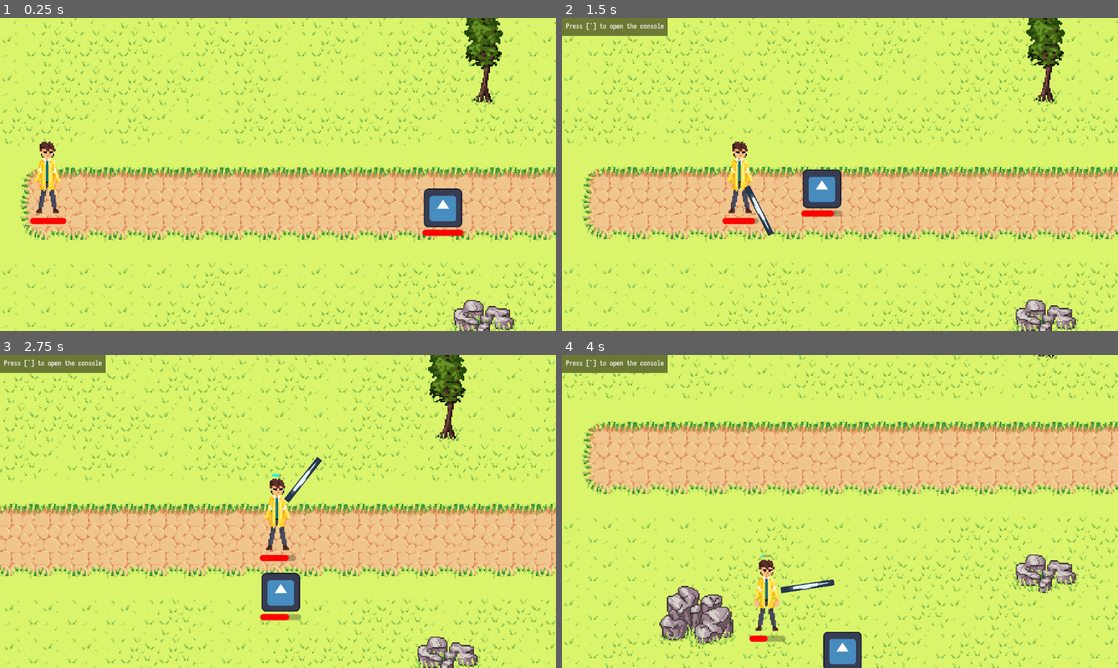
Above: before the commit, frames 1-4 (two rows, left to right).
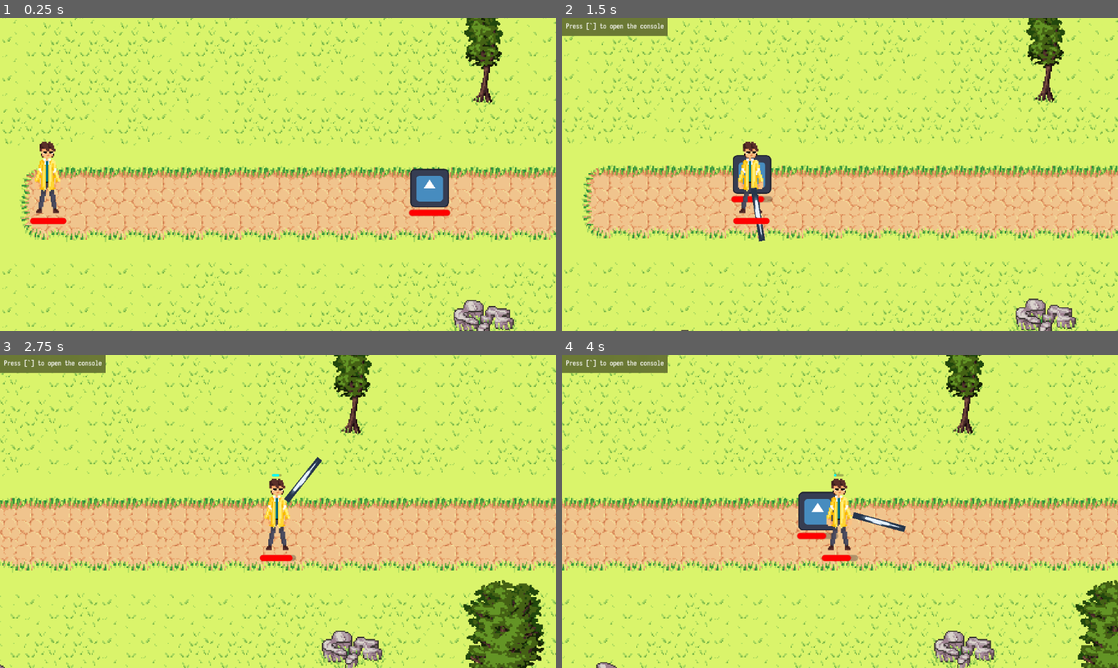
Above: after the commit, the same moments.

Repository: Kiwi-the-Cat/Untitled-Roguelike
Game: Godot game, scene res://levels/LevelThree.tscn
Two runs of this game, one before a commit and one after it. Both use one fixed random seed, a clock stepped at 60 frames per second and the inputs below. This scene is started directly instead of the project's main scene. The engine's default icon, where the game draws it, is replaced by a stand-in: a white triangle on a blue panel in a dark square.
Inputs (mouse positions are in pixels of both pictures, inside the frame that each line leads up to):
- Up to frame 1 (0.25 s): no input
- Up to frame 2 (1.5 s): move the mouse to (962, 158) at 0.52 s; press the mouse at (962, 158) at 0.53 s; hold D (right) 0.53-1.25 s; release the mouse at (962, 158) at 1.25 s; drag from (728, 190) to (812, 237) at 1.27 s
- Up to frame 3 (2.75 s): move the mouse to (333, 442) at 2.02 s; press the mouse at (333, 442) at 2.03 s; hold D (right) from 2.03 s (still down); tap Shift (roll) at 2.1 s
- Up to frame 4 (4 s): release D (right) at 2.75 s; release the mouse at (895, 442) at 2.75 s; drag from (812, 574) to (673, 464) at 2.77 s; move the mouse to (1006, 558) at 3.52 s; press the mouse at (1006, 558) at 3.53 s; hold A (left) from 3.53 s (still down)

The runs differ from the first frame. In frame 1, 1.6% of the frame differs, in the area x 73-84%, y 48-70%; in frame 2, 10%; in frame 3, 28%; in frame 4, 56%, in the area x 0-100%, y 0-100%.

Commit message:
Fixed collision overlaps

Diff:
--- a/enemies/enemy.gd
+++ b/enemies/enemy.gd
@@ -36,7 +36,7 @@
 func hurt():
 	health -= 2
 	print("Enemy: ", health)
-	if(health <= 0): #breaks if hit after killed, won't be an issue once attack mechanics are improved
+	if(health <= 0):
 		print("Dead")
 		get_parent().remove_child(self)
 
--- a/enemies/enemy.tscn
+++ b/enemies/enemy.tscn
@@ -17,8 +17,8 @@
 corner_radius_bottom_left = 20
 
 [node name="Enemy" type="CharacterBody2D"]
-collision_layer = 3
-collision_mask = 3
+collision_layer = 5
+collision_mask = 5
 script = ExtResource("1_yxqfl")
 
 [node name="EnemyArea" type="Area2D" parent="."]
--- a/levels/LevelThree.tscn
+++ b/levels/LevelThree.tscn
@@ -164,7 +164,7 @@
 layer_1/tile_data = PackedInt32Array(589827, 1, 1, 524304, 262145, 0, 65548, 131073, 1, 524300, 1, 0, 786431, 1, 4, 720 …(924 unchanged characters)…
 
 [node name="Enemy" parent="." instance=ExtResource("4_2msrt")]
-position = Vector2(417, 184)
+position = Vector2(406, 165)
 
 [node name="NavigationAgent2D" type="NavigationAgent2D" parent="Enemy"]
 
--- a/player/character_body_2d.tscn
+++ b/player/character_body_2d.tscn
@@ -322,8 +322,8 @@
 parameters/UIdle/blend_position = Vector2(0, 0)
 
 [node name="Knife" type="Area2D" parent="."]
-collision_layer = 2
-collision_mask = 2
+collision_layer = 4
+collision_mask = 4
 
 [node name="KnifeCollision" type="CollisionShape2D" parent="Knife"]
 position = Vector2(68, 0)
